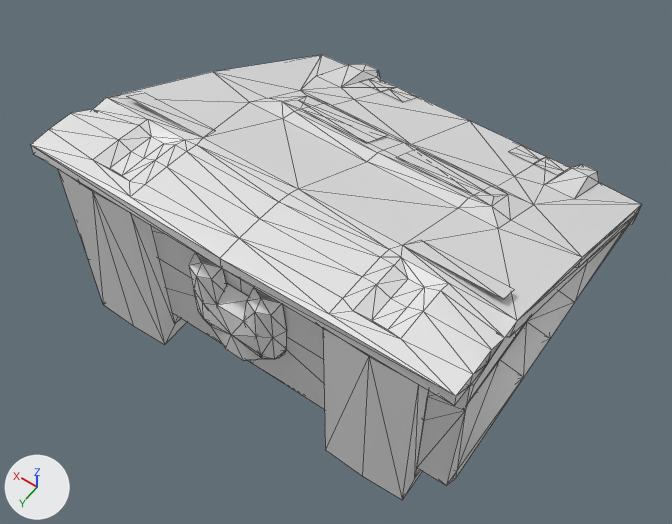
Two versions of the FBX model src/addons/no_mans_sky_base_builder/models/corvette/B_STR_AA_N.fbx, one commit apart.
Before and after are seen from a camera (50 mm lens) standing at (-4.68, 7.37, 10.96) and looking at (0.16, 0.59, 0.3). Arrows for +X, +Y and +Z are at lower left; the lights stay in place. The first picture is the older version. Mesh edges are drawn as thin lines. Vertices at exactly the same position are counted once.

Names of what the first picture shows: 'B_STR_AA_N'.
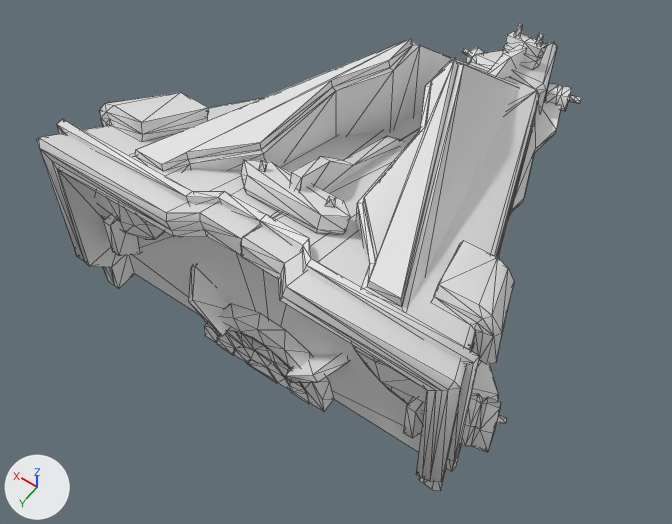
Pixel boxes [x1, y1, x2, y2] of what changed, in the pictures (672 x 524 px):
'B_STR_AA_N', reshaped, turned: before [30, 55, 642, 500]; after [36, 24, 581, 491]
part 1 of me_b_str_aa_nmesh, rebuilt (15% narrower): before [30, 55, 642, 500]; after [36, 42, 557, 491]
part 2 of me_b_str_aa_nmesh, deleted: before [189, 253, 287, 361]
part 3 of me_b_str_aa_nmesh, added: after [57, 24, 581, 471]

The change, as a list of edits to the scene's bpy script:
```text
Change me_b_str_aa_nmesh:
    used by ob_b_str_aa_n; location = (0.0, 0.0, 0.0); rotation_euler = (1.571, 0.0, 0.0), in degrees (90, 0, 0)
    remove me_b_str_aa_nmesh.from_pydata(...)  # 386 vertices, 664 faces; spans x -3.0..3.0, y 0.0..3.0, z -3.0..3.14
    add me_b_str_aa_nmesh.from_pydata(...)  # 1293 vertices, 1896 faces; spans x -3.16..3.15, y 0.0..3.11, z -6.01..2.94
    me_b_str_aa_nmesh part 1: the loose piece of 284 vertices spanning x -3.0..3.0, y 0.0..3.0, z -3.0..3.14 is rebuilt with 130 vertices and now spans x -2.97..2.97, y 0.0..3.07, z -6.01..2.94
    me_b_str_aa_nmesh part 2: the loose piece of 47 vertices spanning x -0.68..0.68, y 0.89..2.47, z -3.0..-2.75 is deleted
    me_b_str_aa_nmesh part 3: 1105 vertices added at x -3.16..3.15, y 0.0..3.11, z -4.82..2.68
    other edits to the shape of me_b_str_aa_nmesh do not show in these pictures
Change ob_b_str_aa_n:
    ob_b_str_aa_n.rotation_euler: (1.571, 0.0, 0.0) -> (1.571, 0.0, -3.142)  # degrees (90, 0, 0) -> degrees (90, 0, -180)
```
